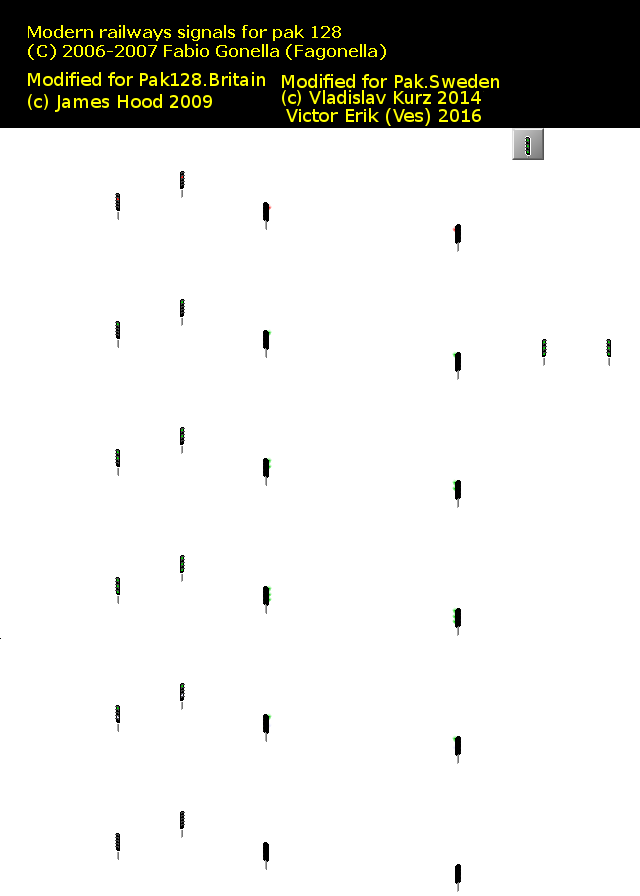
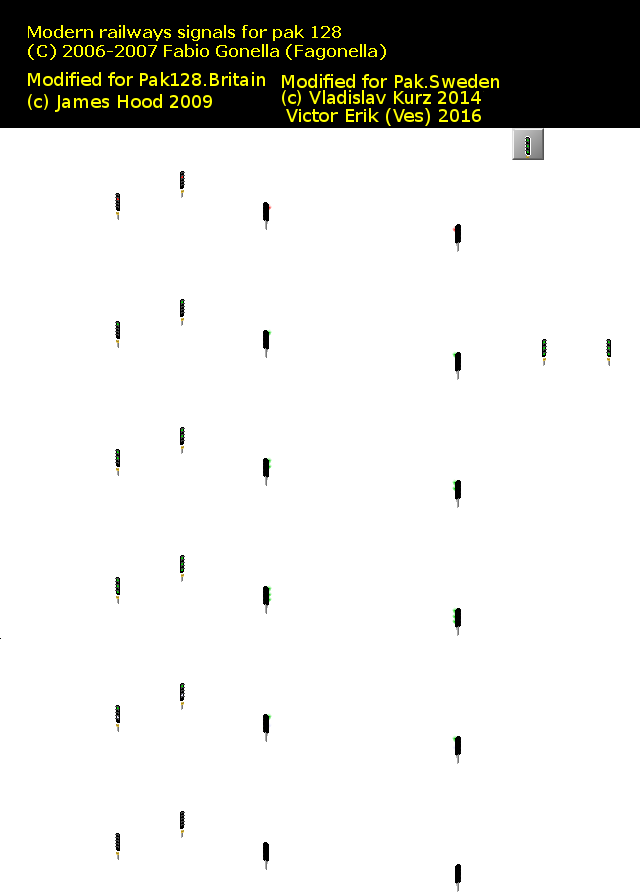
Comparing the layer stacks of the two 640x896 images. Changes:
added layer "Skylt" above "signals_1.png" over bbox(116, 156, 610, 886)
